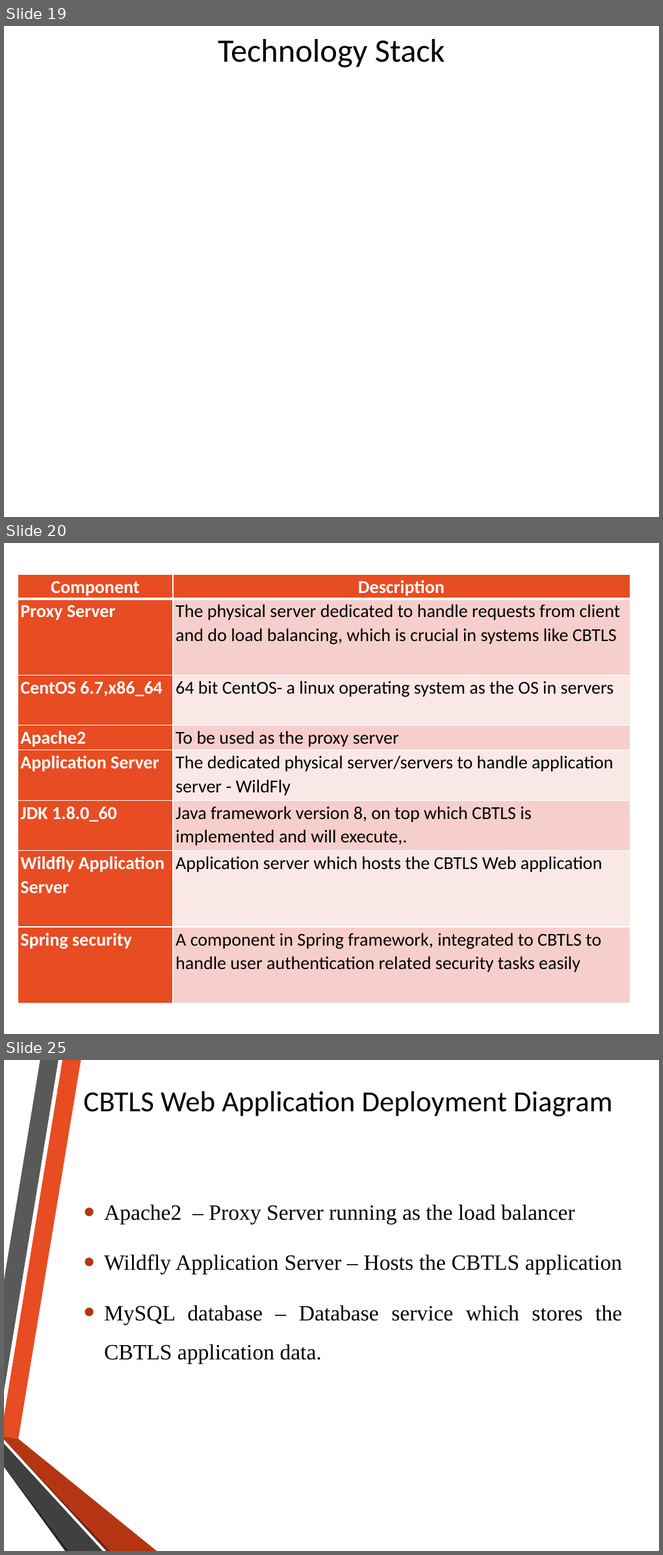
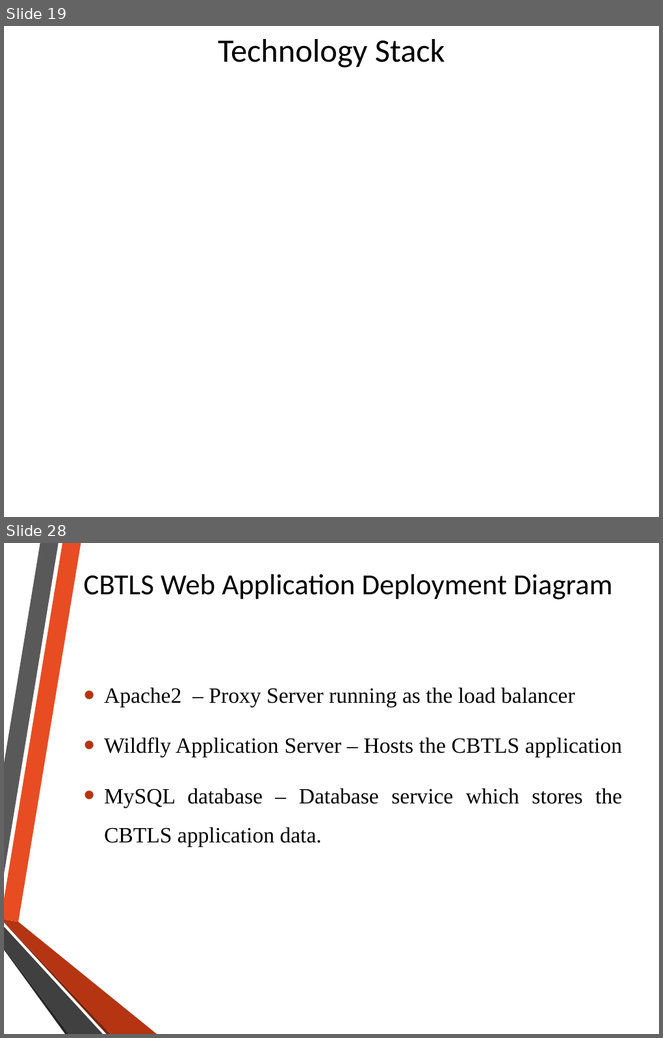
Before and after one commit to nadee158/cbtls, a slide deck: FinalSubmission/msc_final_presentation.pptx. Shown one above the other, each under a label of ours: slides 19, 20 and 25 before the commit, slides 19 and 28 after it; the slides between them are not shown. The pictures are 663x1555 and 663x1038 pixels, drawn with LibreOffice and Linux fonts; fonts in the diff are those of the drawing; background and template pictures are left out. Boxes give left, top, right and bottom in pixels: in the first picture for what was removed or moved away, otherwise in the second. Text is boxed around its words. In the diff, an @@ line names an element or a change of style, - is before the commit and + after.

```diff
--- a/FinalSubmission/msc_final_presentation.pptx
+++ b/FinalSubmission/msc_final_presentation.pptx
@@ slide 20 removed at <box>4,543,659,1034</box>, background #FFFFFF @@
@@ table removed at <box>18,574,631,1004</box>, 8 rows, 2 columns @@
-Component | Description
-Proxy Server | The physical server dedicated to handle requests from client and do load balancing, which is crucial in systems like CBTLS
-CentOS 6.7,x86_64 | 64 bit CentOS- a linux operating system as the OS in servers
-Apache2 | To be used as the proxy server
-Application Server | The dedicated physical server/servers to handle application server - WildFly
-JDK 1.8.0_60 | Java framework version 8, on top which CBTLS is implemented and will execute,.
-Wildfly Application Server | Application server which hosts the CBTLS Web application
-Spring security | A component in Spring framework, integrated to CBTLS to handle user authentication related security tasks easily
@@ what was slide 25 is now slide 28 @@
```
Also in this commit, not shown: 7 slides changed, 12 slides added, 2 other slides removed.
